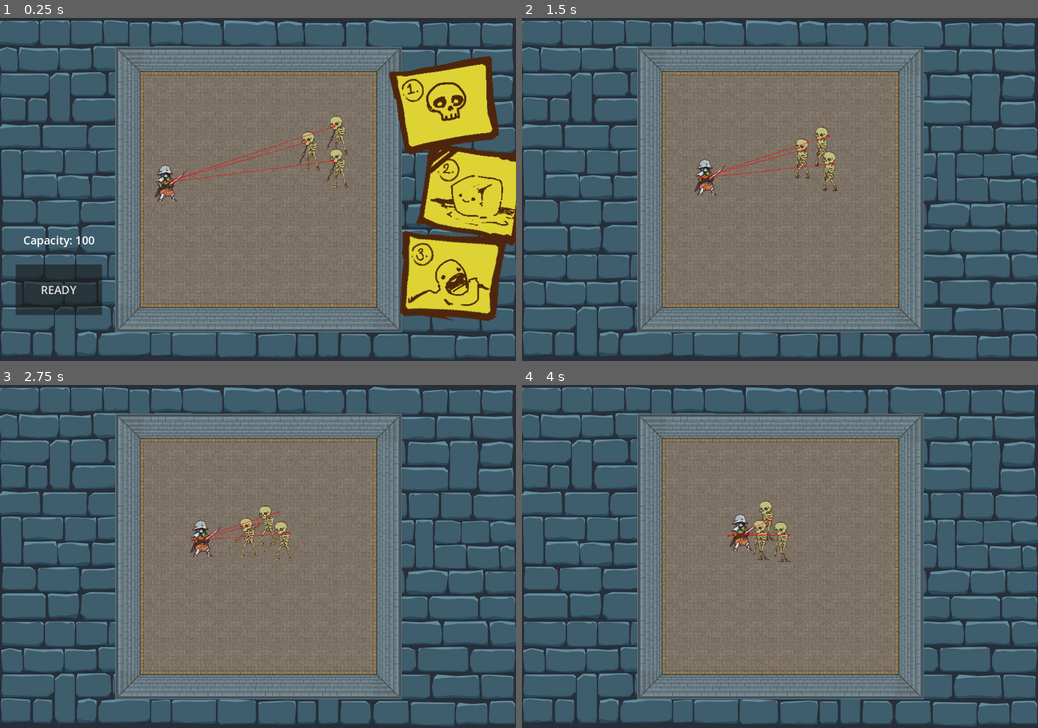
Above: before the commit, frames 1-4 (two rows, left to right).
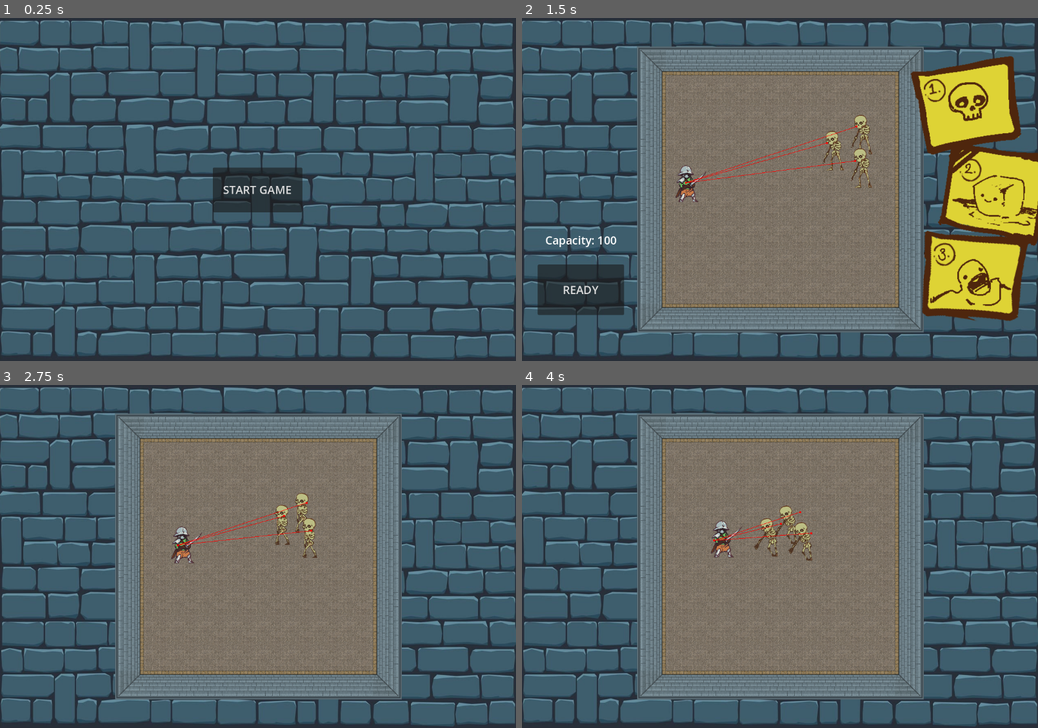
Above: after the commit, the same moments.

Repository: twobles/ecs-179-project-dungeon-dept
Game: Godot game, scene res://scenes/start_menu.tscn
The game is run twice, just before and just after one commit, with the same random seed, the same clock (stepped at 60 frames per second) and the same inputs. Before the commit the project starts from res://scenes/dungeon.tscn.
Inputs (mouse positions are in pixels of both pictures, inside the frame that each line leads up to):
- Up to frame 1 (0.25 s): no input
- Up to frame 2 (1.5 s): click (578, 288) at 0.5 s, where only the run before the commit has a clickable "READY"; click (780, 189) at 1.25 s, where only the run after the commit has a clickable "START GAME"
- Up to frame 3 (2.75 s): click (56, 655) at 2 s, where only the run after the commit has a clickable "READY"
- Up to frame 4 (4 s): move the mouse to (893, 539) at 2.77 s; press the mouse at (893, 539) at 2.78 s; move the mouse to (676, 573) at 3.52 s; release the mouse at (676, 573) at 3.53 s; tap 2 (second_select) at 3.6 s

The runs differ from the first frame. In frame 1, 60% of the frame differs, in the area x 3-100%, y 8-92%; in frame 2, 18%; in frame 3, 1.6%; in frame 4, 1.5%.

Commit message:
Start game with start menu

Diff:
--- a/dungeon_dept/project.godot
+++ b/dungeon_dept/project.godot
@@ -11,7 +11,7 @@
 [application]
 
 config/name="dungeon_dept"
-run/main_scene="res://scenes/dungeon.tscn"
+run/main_scene="res://scenes/start_menu.tscn"
 config/features=PackedStringArray("4.3", "Forward Plus")
 config/icon="res://icon.svg"
 
